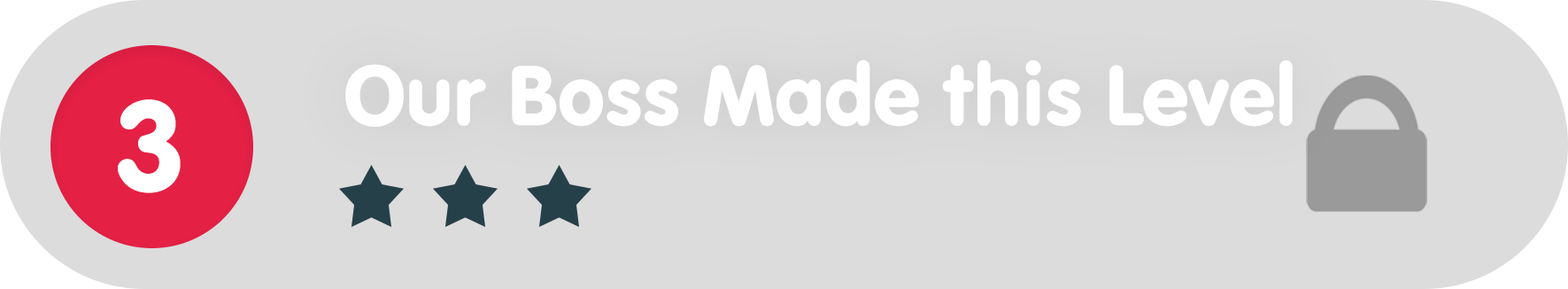
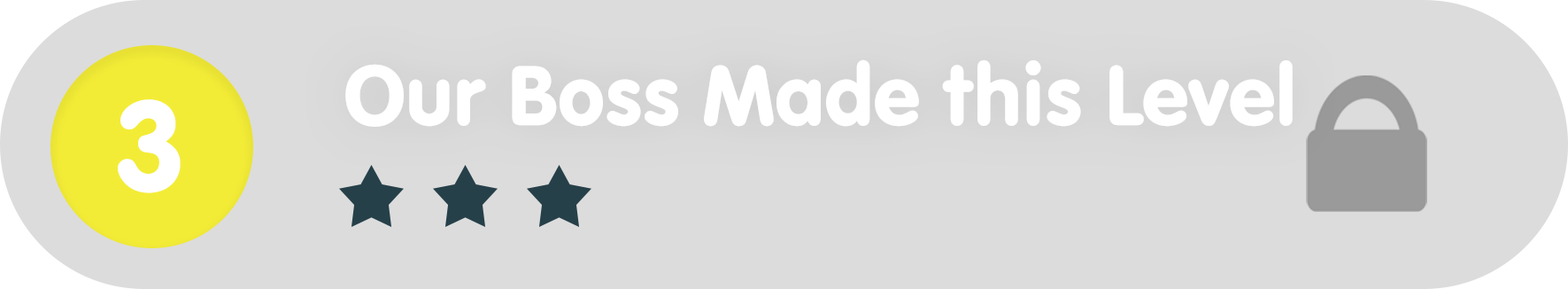
Two versions of the same layered image (1568 × 289). Layer-by-layer changes:
painted on "Ellipse_green" over [50, 45, 254, 248]
